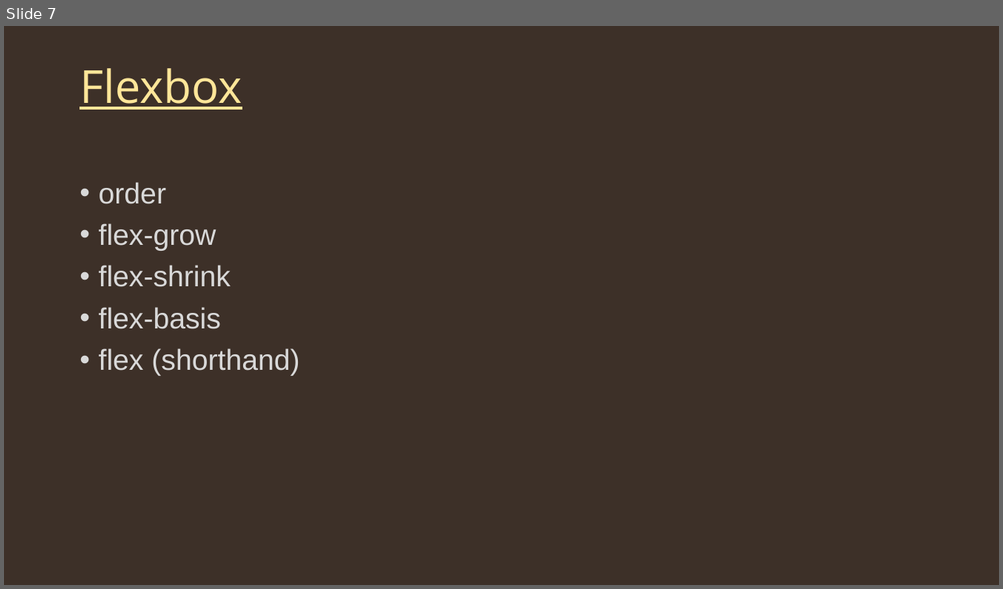
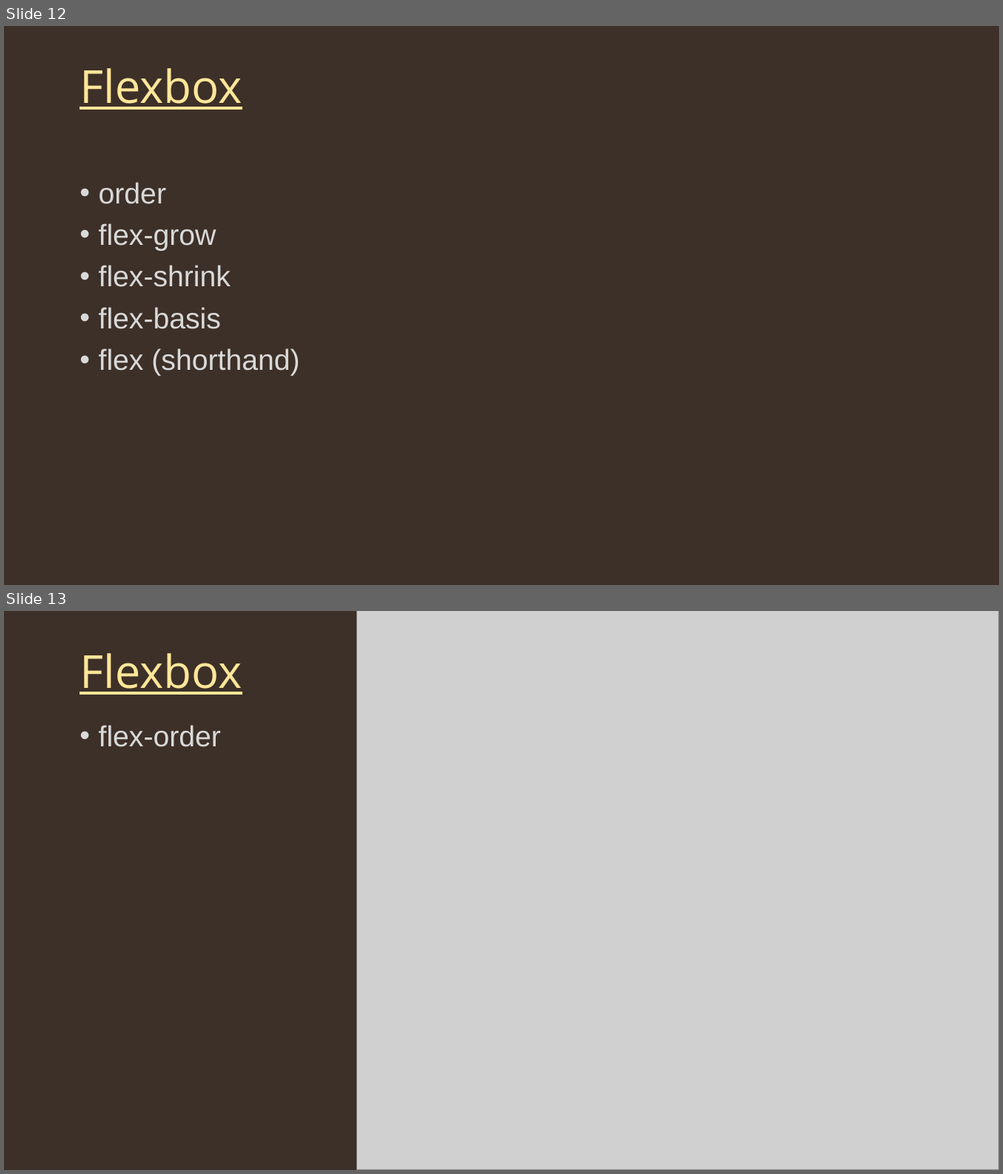
Before and after one commit to Bijit-Mondal/Web-Dev-Tutorial, a slide deck: 003CSS.pptx. Shown one above the other, each under a label of ours: slide 7 before the commit, slides 12 and 13 after it. The pictures are 1003x589 and 1003x1174 pixels, drawn with LibreOffice and Linux fonts; fonts in the diff are those of the drawing; grey boxes stand for pictures. Boxes give left, top, right and bottom in pixels: in the first picture for what was removed or moved away, otherwise in the second. Text is boxed around its words. In the diff, an @@ line names an element or a change of style, - is before the commit and + after.

```diff
--- a/003CSS.pptx
+++ b/003CSS.pptx
@@ slide 13 added at box(4, 611, 999, 1170), background #3D3028 @@
@@ picture added at box(357, 611, 999, 1170) @@
@@ title added at box(79, 653, 242, 695), 44 pt, text #FFE699, underline @@
+Flexbox
@@ text added at box(99, 725, 221, 747), 28 pt, text #D9D9D9 @@
+• flex-order
@@ what was slide 7 is now slide 12 @@
```
Also in this commit, not shown: 1 slide changed, 6 other slides added.
